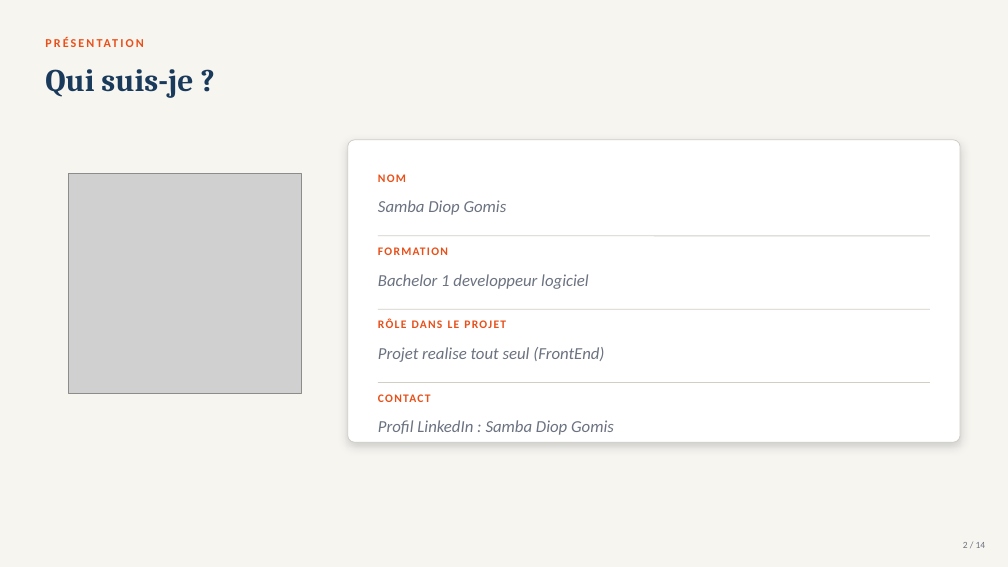
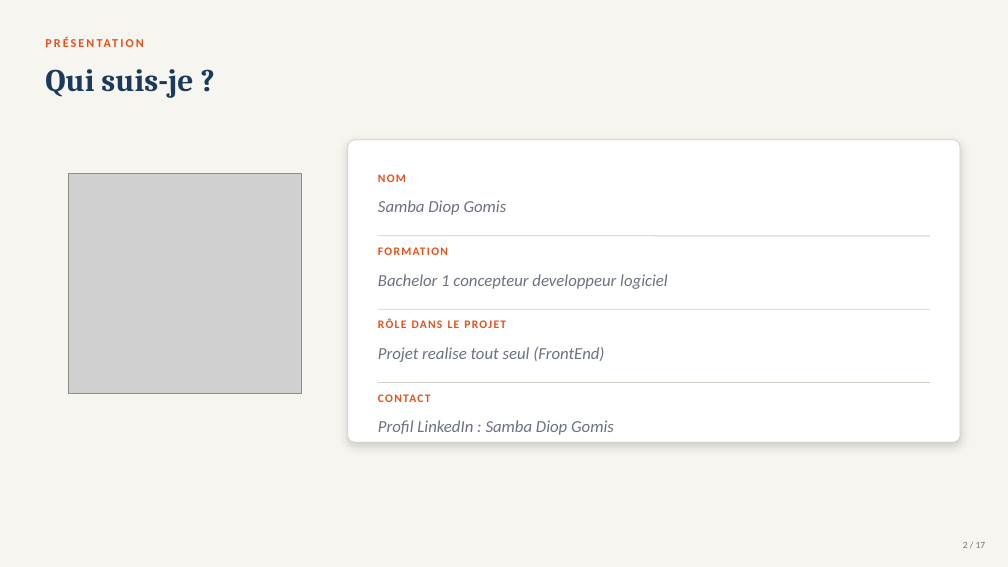
Before and after one commit to samba-gomis/VilleNova, a slide deck: slide 2 of VilleNova-Presentation.pptx. Drawn at 1008x567 pixels with LibreOffice and Linux fonts; fonts in the diff are those of the drawing; grey boxes stand for pictures. Boxes give left, top, right and bottom in pixels: in the first picture for what was removed or moved away, otherwise in the second. Text is boxed around its words. In the diff, an @@ line names an element or a change of style, - is before the commit and + after.

```diff
--- a/VilleNova-Presentation.pptx
+++ b/VilleNova-Presentation.pptx
@@ text at box(378, 274, 668, 289): text changed @@
-Bachelor 1 developpeur logiciel
+Bachelor 1 concepteur developpeur logiciel
```
Also in this commit, not shown: 11 other slides changed, 3 slides added, 1 other file.
